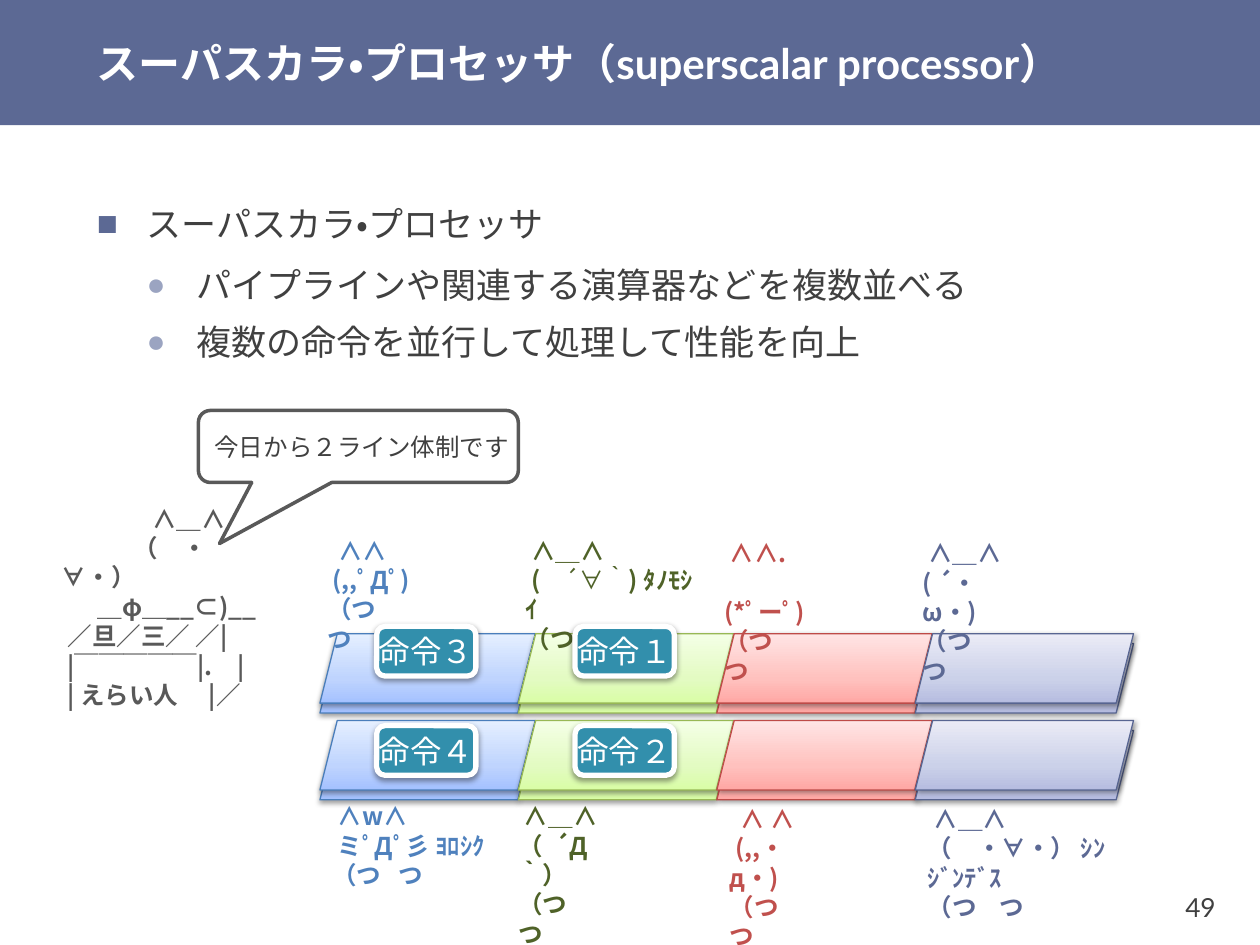
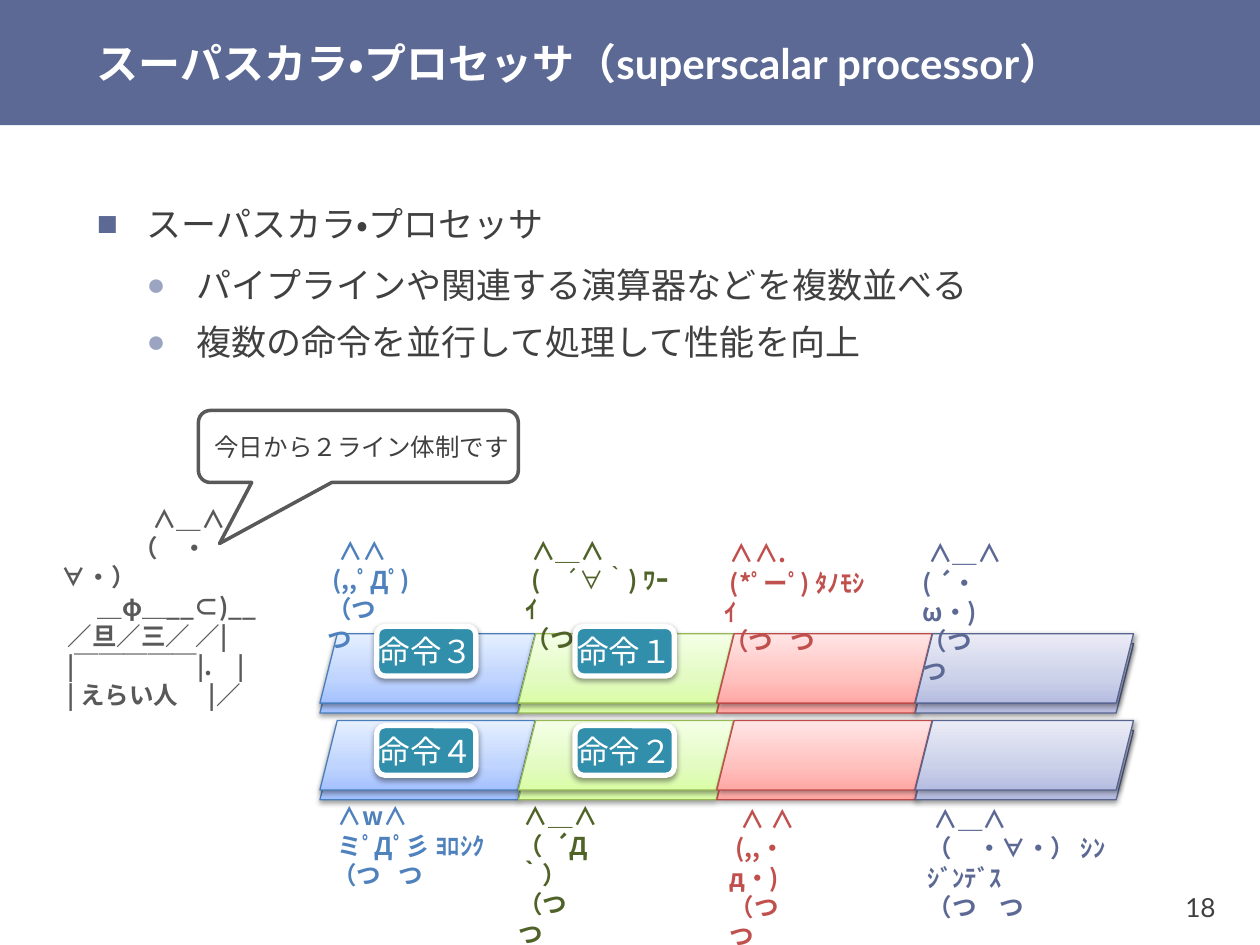
Before and after one commit to shioyadan/otya-computer-architecture-i, a slide deck: slide 18 of cai-shioya-07.pptx (slide 49 before the commit). Drawn at 1260x945 pixels with LibreOffice and Linux fonts; fonts in the diff are those of the drawing. Boxes give left, top, right and bottom in pixels: in the first picture for what was removed or moved away, otherwise in the second. Text is boxed around its words. In the diff, an @@ line names an element or a change of style, - is before the commit and + after.

```diff
--- a/cai-shioya-07.pptx
+++ b/cai-shioya-07.pptx
@@ text at <box>526,571,669,619</box>: text changed @@
-( ´∀｀) ﾀﾉﾓｼｲ
+( ´∀｀) ﾜｰｲ
@@ text at <box>724,571,865,622</box>: text changed @@
-(*ﾟーﾟ)
+(*ﾟーﾟ) ﾀﾉﾓｼｲ
@@ page number at <box>1185,898,1215,917</box>: text changed @@
-49
+18
```
Also in this commit, not shown: 12 other slides changed, 22 slides added, 28 slides removed, 1 other file.
